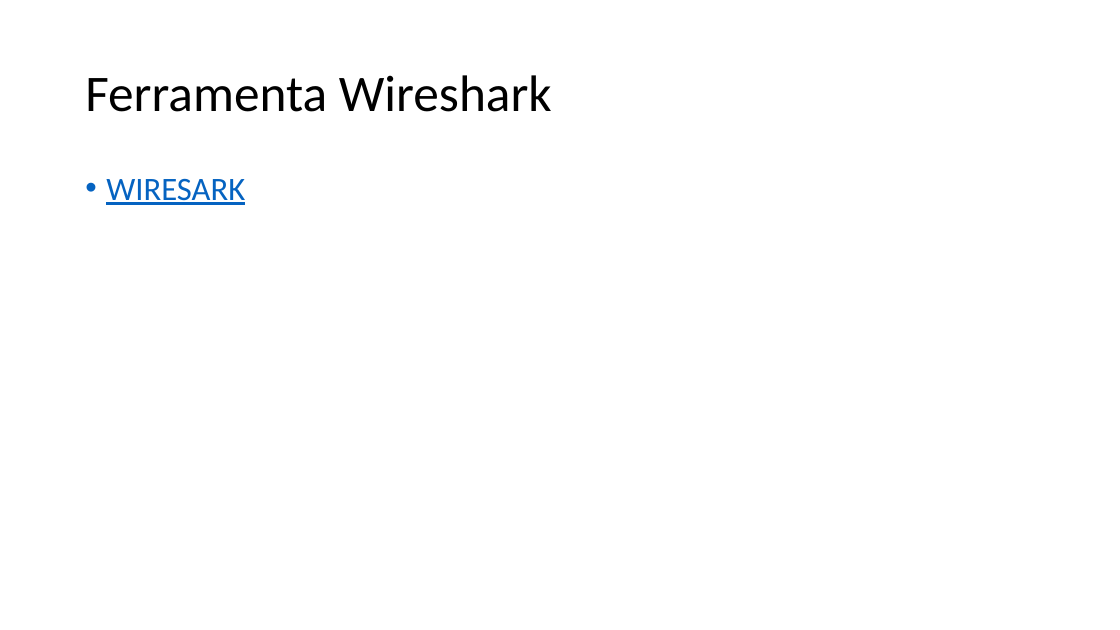
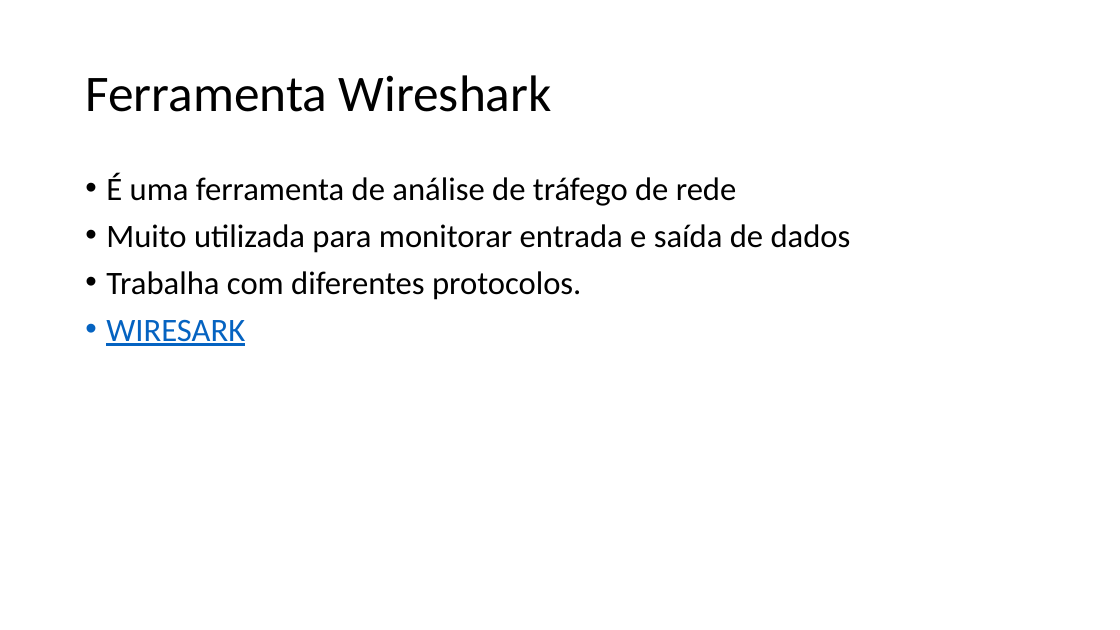
Before and after one commit to vinicius-vasconcelos/tecnicoEmInformatica, a slide deck: slide 12 of UC_3/aula_1/Apresentacao.pptx. Drawn at 1120x630 pixels with LibreOffice and Linux fonts; fonts in the diff are those of the drawing. Boxes give left, top, right and bottom in pixels: in the first picture for what was removed or moved away, otherwise in the second. Text is boxed around its words. In the diff, an @@ line names an element or a change of style, - is before the commit and + after.

```diff
--- a/UC_3/aula_1/Apresentacao.pptx
+++ b/UC_3/aula_1/Apresentacao.pptx
@@ text at (x1=106, y1=173, x2=851, y2=300): paragraphs added @@
+• É uma ferramenta de análise de tráfego de rede
+• Muito utilizada para monitorar entrada e saída de dados
+• Trabalha com diferentes protocolos.
```
Also in this commit, not shown: 1 other slide changed, 4 other files.
